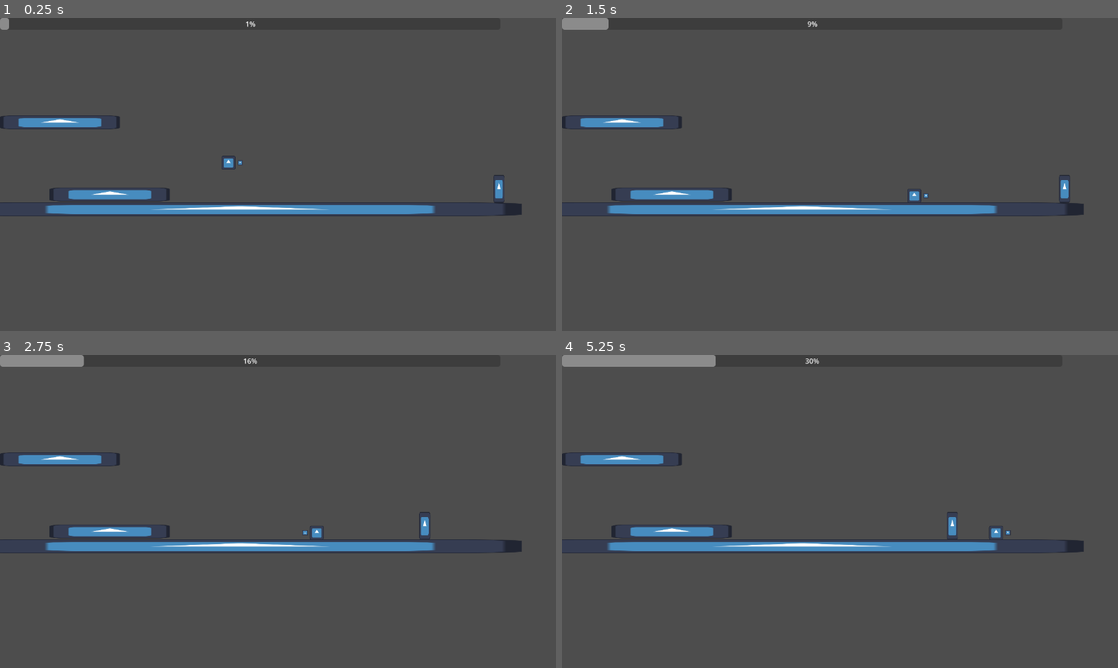
Above: before the commit, frames 1-4 (two rows, left to right).
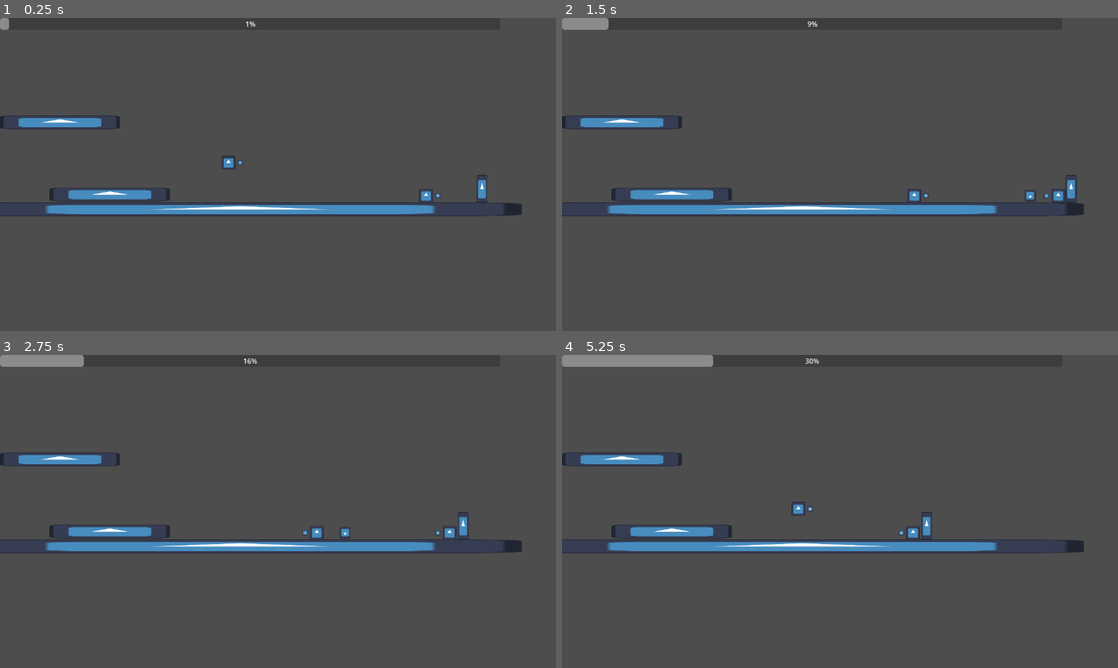
Above: after the commit, the same moments.

Repository: Luke-Parker1/Game-Off-2025
Game: Godot game, scene res://test_scene.tscn
Two runs of this game, one before a commit and one after it. Both use one fixed random seed, a clock stepped at 60 frames per second and the inputs below. The project has no main scene, so this scene is started directly. The engine's default icon, where the game draws it, is replaced by a stand-in: a white triangle on a blue panel in a dark square.
Inputs:
- Up to frame 1 (0.25 s): no input
- Up to frame 2 (1.5 s): hold D (right) from 0.53 s (still down); tap J (shoot) at 0.6 s; tap Space (jump) at 0.77 s; tap K (sword) at 0.8, 1.35 s
- Up to frame 3 (2.75 s): tap Space (jump) at 1.52 s; tap J (shoot) at 1.55 s; release D (right) at 2.03 s; hold A (left) from 2.03 s (still down); tap Shift (dash) at 2.1 s; tap K (sword) at 2.3 s
- Up to frame 4 (5.25 s): release A (left) at 2.78 s; hold D (right) 2.78-4.28 s; tap J (shoot) at 2.85, 4.35 s; tap Space (jump) at 3.02, 3.77, 4.52 s; tap K (sword) at 3.6, 5.1 s; hold A (left) 4.28-5.03 s; hold D (right) from 5.03 s (still down)

The runs differ from the first frame. In frame 1, 0.3% of the frame differs, in the area x 75-91%, y 50-60%; in frame 2, 0.3%; in frame 3, 0.3%; in frame 4, 0.5%, in the area x 26-81%, y 0-59%.

Commit message:
Added gun enemy

Diff:
--- a/bullet.gd
+++ b/bullet.gd
@@ -17,6 +17,8 @@
 
 func _on_body_entered(body):
 	if body != shooter:
-		if body.is_in_group("Enemy"):
+		if body.is_in_group("Enemy") and shooter.is_in_group("Player"):
 			body.hit(damage, direction)
+		elif body.is_in_group("Player") and shooter.is_in_group("Enemy"):
+			body.hit(global_position)
 		queue_free()
--- /dev/null
+++ b/gun_enemy.gd
@@ -0,0 +1,49 @@
+extends CharacterBody2D
+
+var speed : float
+
+@export var health : float
+
+@export var knockback_speed : Vector2
+var knockback : Vector2
+
+var direction := 1.0
+
+@onready var raycast_startpos = $RayCast2D.target_position
+
+@export var bullet_damage : float
+
+var multiplier_bar : ProgressBar
+
+func _ready():
+	multiplier_bar = get_tree().get_nodes_in_group("MultiplierBar")[0]
+
+func _physics_process(delta):
+	if not is_on_floor():
+		velocity += get_gravity() * delta
+	#elif is_on_wall() or $FloorDetector.get_overlapping_bodies().size() == 0:
+		#direction *= -1
+		#$FloorDetector.position.x *= -1
+
+	$RayCast2D.target_position = raycast_startpos * direction
+
+	velocity.x = direction * speed
+	velocity += knockback
+	move_and_slide()
+
+	$GunRotator.rotation = Vector2.ZERO.angle_to_point(Vector2(direction, 0))
+
+func hit(damage : float, knockback_direction : Vector2):
+	health -= damage
+	knockback = knockback_direction * knockback_speed
+	$KnockbackTimer.start()
+	if health <= 0:
+		queue_free()
+
+func _on_hit_box_body_entered(body):
+	if body.is_in_group("Player"):
+		body.hit(global_position)
+
+
+func _on_knockback_timer_timeout():
+	knockback = Vector2.ZERO
--- /dev/null
+++ b/gun_enemy.tscn
@@ -0,0 +1,81 @@
+[gd_scene load_steps=8 format=3 uid="uid://ct5v1n0oygfrs"]
+
+[ext_resource type="Script" uid="uid://ctfxyue2f7mjk" path="res://gun_enemy.gd" id="1_nvn6k"]
+[ext_resource type="Texture2D" uid="uid://b2paakn4rmqkv" path="res://icon.svg" id="1_wfsuc"]
+[ext_resource type="Script" uid="uid://v4nlkn46p8aj" path="res://state_machine.gd" id="3_54xfl"]
+[ext_resource type="Script" uid="uid://deexs4m6fy0b1" path="res://gun_enemy_default.gd" id="3_r4b8p"]
+[ext_resource type="Script" uid="uid://ccybx4amowe1u" path="res://gun_enemy_shoot.gd" id="5_ukchy"]
+
+[sub_resource type="RectangleShape2D" id="RectangleShape2D_wfsuc"]
+size = Vector2(32, 32)
+
+[sub_resource type="RectangleShape2D" id="RectangleShape2D_nvn6k"]
+size = Vector2(32, 7)
+
+[node name="GunEnemy" type="CharacterBody2D" groups=["Enemy"]]
+collision_layer = 2
+collision_mask = 2
+script = ExtResource("1_nvn6k")
+health = 10.0
+knockback_speed = Vector2(250, 25)
+
+[node name="Sprite2D" type="Sprite2D" parent="."]
+scale = Vector2(0.25, 0.25)
+texture = ExtResource("1_wfsuc")
+
+[node name="CollisionShape2D" type="CollisionShape2D" parent="."]
+shape = SubResource("RectangleShape2D_wfsuc")
+
+[node name="HitBox" type="Area2D" parent="."]
+
+[node name="CollisionShape2D" type="CollisionShape2D" parent="HitBox"]
+shape = SubResource("RectangleShape2D_wfsuc")
+
+[node name="FloorDetector" type="Area2D" parent="."]
+position = Vector2(35, 19)
+collision_layer = 2
+collision_mask = 2
+
+[node name="CollisionShape2D" type="CollisionShape2D" parent="FloorDetector"]
+shape = SubResource("RectangleShape2D_nvn6k")
+
+[node name="KnockbackTimer" type="Timer" parent="."]
+wait_time = 0.1
+one_shot = true
+
+[node name="GunCooldown" type="Timer" parent="."]
+wait_time = 0.6
+one_shot = true
+
+[node name="RayCast2D" type="RayCast2D" parent="."]
+target_position = Vector2(500, 0)
+
+[node name="StateMachine" type="Node" parent="." node_paths=PackedStringArray("initial_state")]
+script = ExtResource("3_54xfl")
+initial_state = NodePath("Default")
+
+[node name="Default" type="Node" parent="StateMachine" node_paths=PackedStringArray("Enemy")]
+script = ExtResource("3_r4b8p")
+Enemy = NodePath("../..")
+speed = 150.0
+metadata/_custom_type_script = "uid://deexs4m6fy0b1"
+
+[node name="Shoot" type="Node" parent="StateMachine" node_paths=PackedStringArray("Enemy")]
+script = ExtResource("5_ukchy")
+Enemy = NodePath("../..")
+windup_timer = 0.15
+cooldown_timer = 0.15
+metadata/_custom_type_script = "uid://ccybx4amowe1u"
+
+[node name="GunRotator" type="Node2D" parent="."]
+
+[node name="ShootPosition" type="Marker2D" parent="GunRotator"]
+position = Vector2(27, 0)
+gizmo_extents = 20.0
+
+[node name="Sprite2D" type="Sprite2D" parent="GunRotator/ShootPosition"]
+scale = Vector2(0.1, 0.1)
+texture = ExtResource("1_wfsuc")
+
+[connection signal="body_entered" from="HitBox" to="." method="_on_hit_box_body_entered"]
+[connection signal="timeout" from="KnockbackTimer" to="." method="_on_knockback_timer_timeout"]
--- /dev/null
+++ b/gun_enemy_default.gd
@@ -0,0 +1,16 @@
+extends State
+class_name GunEnemyDefault
+
+@export var Enemy : CharacterBody2D
+@export var speed : float
+
+func State_Physics_Update(_delta: float):
+	if (Enemy.is_on_wall() or Enemy.get_node("FloorDetector").get_overlapping_bodies().size() == 0) and Enemy.is_on_floor():
+		Enemy.direction *= -1
+		Enemy.get_node("FloorDetector").position.x *= -1
+
+	Enemy.speed = speed
+
+	if Enemy.get_node("RayCast2D").is_colliding():
+		if Enemy.get_node("RayCast2D").get_collider().is_in_group("Player") and Enemy.get_node("GunCooldown").is_stopped():
+			Transitioned.emit(self, "shoot")
--- /dev/null
+++ b/gun_enemy_shoot.gd
@@ -0,0 +1,41 @@
+extends State
+class_name GunEnemyShoot
+
+@export var Enemy : CharacterBody2D
+
+# Timers for windup and cooldown
+@export var windup_timer : float
+@export var cooldown_timer : float
+
+var windup_time : float
+var cooldown_time : float
+
+const BULLET := preload("uid://cwcomh31mp8tt")
+
+var shot := false
+
+func Enter():
+	Enemy.velocity.x = 0
+	Enemy.speed = 0
+	windup_time = windup_timer
+	cooldown_time = cooldown_timer
+	shot = false
+
+func State_Physics_Update(delta: float):
+	if windup_time > 0:
+		windup_time -= delta
+	elif windup_time <= 0 and  !shot:
+		var bullet = BULLET.instantiate()
+		bullet.global_position = Enemy.get_node("GunRotator/ShootPosition").global_position
+		bullet.global_rotation = Enemy.get_node("GunRotator/ShootPosition").global_rotation
+		bullet.shooter = Enemy
+		bullet.damage = Enemy.bullet_damage * Enemy.multiplier_bar.left_type_mult
+		Enemy.add_sibling(bullet)
+		shot = true
+	elif cooldown_time > 0:
+		cooldown_time -= delta
+	else:
+		Transitioned.emit(self, "default")
+
+func Exit():
+	Enemy.get_node("GunCooldown").start()
--- a/sword_enemy.tscn
+++ b/sword_enemy.tscn
@@ -20,7 +20,7 @@
 collision_layer = 2
 collision_mask = 2
 script = ExtResource("1_6dv18")
-health = 20.0
+health = 10.0
 knockback_speed = Vector2(250, 25)
 
 [node name="Sprite2D" type="Sprite2D" parent="."]
@@ -79,6 +79,7 @@
 
 [node name="KnockbackTimer" type="Timer" parent="."]
 wait_time = 0.1
+one_shot = true
 
 [node name="RayCast2D" type="RayCast2D" parent="."]
 position = Vector2(0, 7)
--- a/test_scene.tscn
+++ b/test_scene.tscn
@@ -1,9 +1,10 @@
-[gd_scene load_steps=7 format=3 uid="uid://cqkedpsayif7j"]
+[gd_scene load_steps=8 format=3 uid="uid://cqkedpsayif7j"]
 
 [ext_resource type="Texture2D" uid="uid://b2paakn4rmqkv" path="res://icon.svg" id="1_uhqqe"]
 [ext_resource type="PackedScene" uid="uid://b2lk5meo42827" path="res://player.tscn" id="2_ia1lp"]
-[ext_resource type="PackedScene" uid="uid://b1tpi2ms12dmx" path="res://sword_enemy.tscn" id="4_2nij2"]
+[ext_resource type="PackedScene" uid="uid://ct5v1n0oygfrs" path="res://gun_enemy.tscn" id="4_2nij2"]
 [ext_resource type="PackedScene" uid="uid://j5mwc8ewxk6l" path="res://progress_bar.tscn" id="4_coq8p"]
+[ext_resource type="PackedScene" uid="uid://b1tpi2ms12dmx" path="res://sword_enemy.tscn" id="5_2nij2"]
 
 [sub_resource type="RectangleShape2D" id="RectangleShape2D_uhqqe"]
 size = Vector2(1302, 30)
@@ -56,5 +57,8 @@
 
 [node name="ProgressBarLayer" parent="." instance=ExtResource("4_coq8p")]
 
-[node name="SwordEnemy" parent="." instance=ExtResource("4_2nij2")]
-position = Vector2(1137, 372)
+[node name="GunEnemy" parent="." instance=ExtResource("4_2nij2")]
+position = Vector2(946, 387)
+
+[node name="SwordEnemy" parent="." instance=ExtResource("5_2nij2")]
+position = Vector2(1098, 388)
Not shown, added: gun_enemy.gd.uid
Not shown, added: gun_enemy_default.gd.uid
Not shown, added: gun_enemy_shoot.gd.uid
